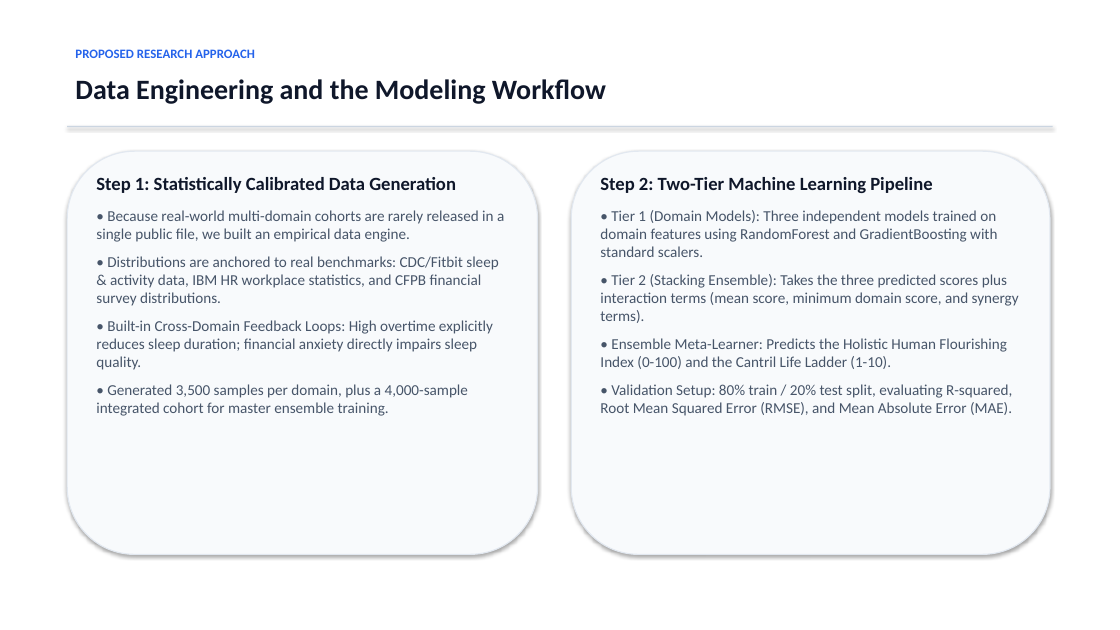
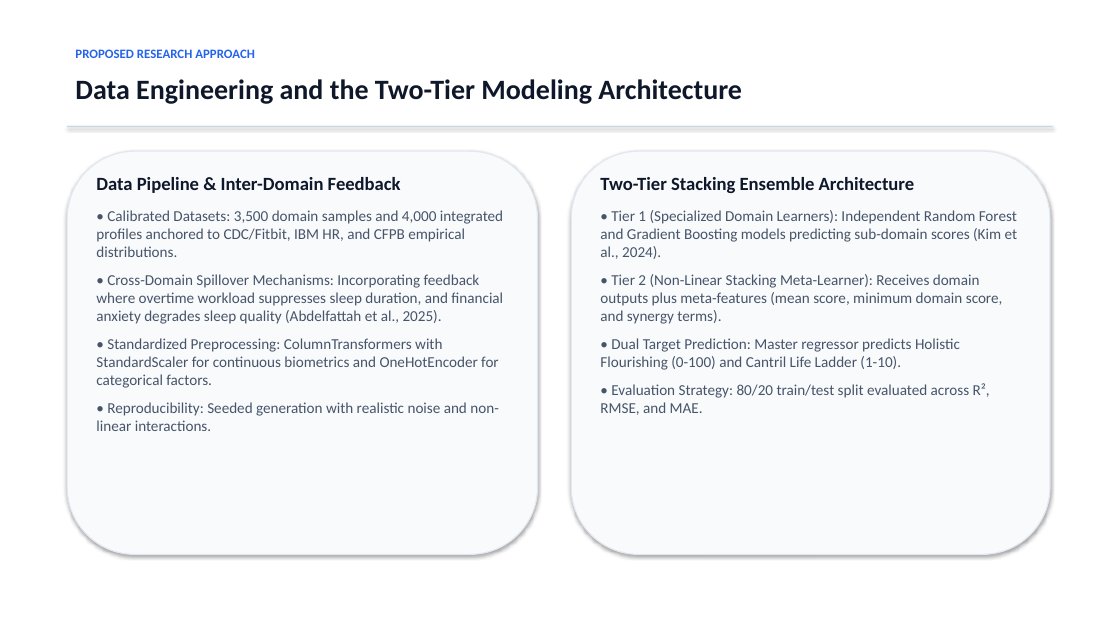
Before and after one commit to ESHANT05/happiness, a slide deck: slide 6 of Personal_Wellbeing_Research_Presentation.pptx (slide 5 before the commit). Drawn at 1120x630 pixels with LibreOffice and Linux fonts; fonts in the diff are those of the drawing. Boxes give left, top, right and bottom in pixels: in the first picture for what was removed or moved away, otherwise in the second. Text is boxed around its words. In the diff, an @@ line names an element or a change of style, - is before the commit and + after.

Commit message:
Add latest 2023-2025 IEEE research papers and formal citations across presentation and documentation

```diff
--- a/Personal_Wellbeing_Research_Presentation.pptx
+++ b/Personal_Wellbeing_Research_Presentation.pptx
@@ text at [75, 79, 742, 104]: text changed @@
-Data Engineering and the Modeling Workflow
+Data Engineering and the Two-Tier Modeling Architecture
@@ text at [96, 177, 503, 431]: text changed @@
-Step 1: Statistically Calibrated Data Generation
-• Because real-world multi-domain cohorts are rarely released in a single public file, we built an empirical data engine.
-• Distributions are anchored to real benchmarks: CDC/Fitbit sleep & activity data, IBM HR workplace statistics, and CFPB financial survey distributions.
-• Built-in Cross-Domain Feedback Loops: High overtime explicitly reduces sleep duration; financial anxiety directly impairs sleep quality.
-• Generated 3,500 samples per domain, plus a 4,000-sample integrated cohort for master ensemble training.
+Data Pipeline & Inter-Domain Feedback
+• Calibrated Datasets: 3,500 domain samples and 4,000 integrated profiles anchored to CDC/Fitbit, IBM HR, and CFPB empirical distributions.
+• Cross-Domain Spillover Mechanisms: Incorporating feedback where overtime workload suppresses sleep duration, and financial anxiety degrades sleep quality (Abdelfattah et al., 2025).
+• Standardized Preprocessing: ColumnTransformers with StandardScaler for continuous biometrics and OneHotEncoder for categorical factors.
+• Reproducibility: Seeded generation with realistic noise and non-linear interactions.
@@ text at [600, 177, 1018, 415]: text changed @@
-Step 2: Two-Tier Machine Learning Pipeline
-• Tier 1 (Domain Models): Three independent models trained on domain features using RandomForest and GradientBoosting with standard scalers.
-• Tier 2 (Stacking Ensemble): Takes the three predicted scores plus interaction terms (mean score, minimum domain score, and synergy terms).
-• Ensemble Meta-Learner: Predicts the Holistic Human Flourishing Index (0-100) and the Cantril Life Ladder (1-10).
-• Validation Setup: 80% train / 20% test split, evaluating R-squared, Root Mean Squared Error (RMSE), and Mean Absolute Error (MAE).
+Two-Tier Stacking Ensemble Architecture
+• Tier 1 (Specialized Domain Learners): Independent Random Forest and Gradient Boosting models predicting sub-domain scores (Kim et al., 2024).
+• Tier 2 (Non-Linear Stacking Meta-Learner): Receives domain outputs plus meta-features (mean score, minimum domain score, and synergy terms).
+• Dual Target Prediction: Master regressor predicts Holistic Flourishing (0-100) and Cantril Life Ladder (1-10).
+• Evaluation Strategy: 80/20 train/test split evaluated across R², RMSE, and MAE.
```
Also in this commit, not shown: 9 other slides changed, 1 slide added, 14 other files.
